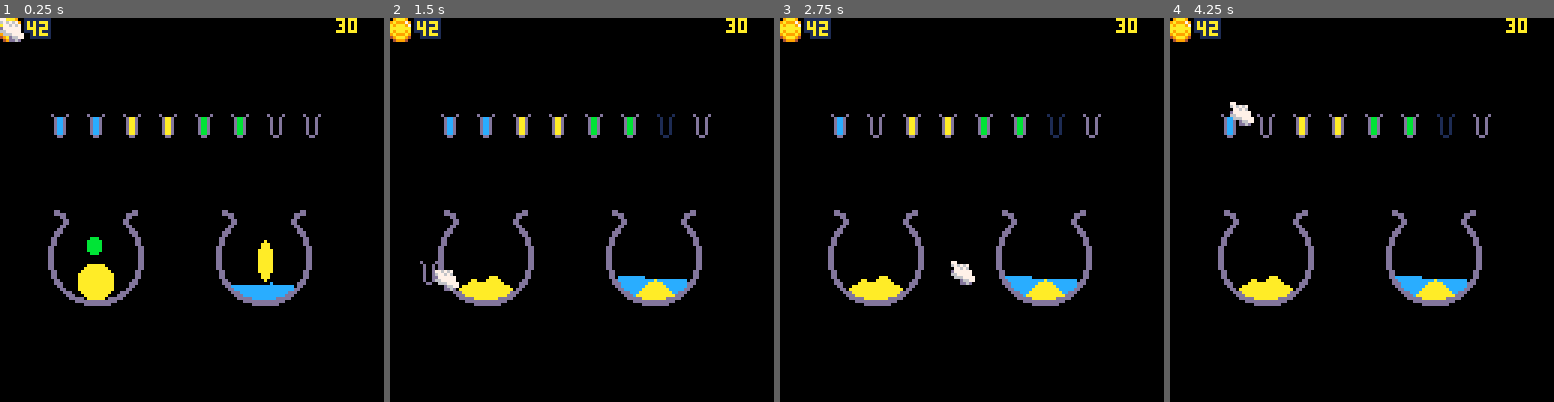
Above: before the commit, frames 1-4 (left to right).
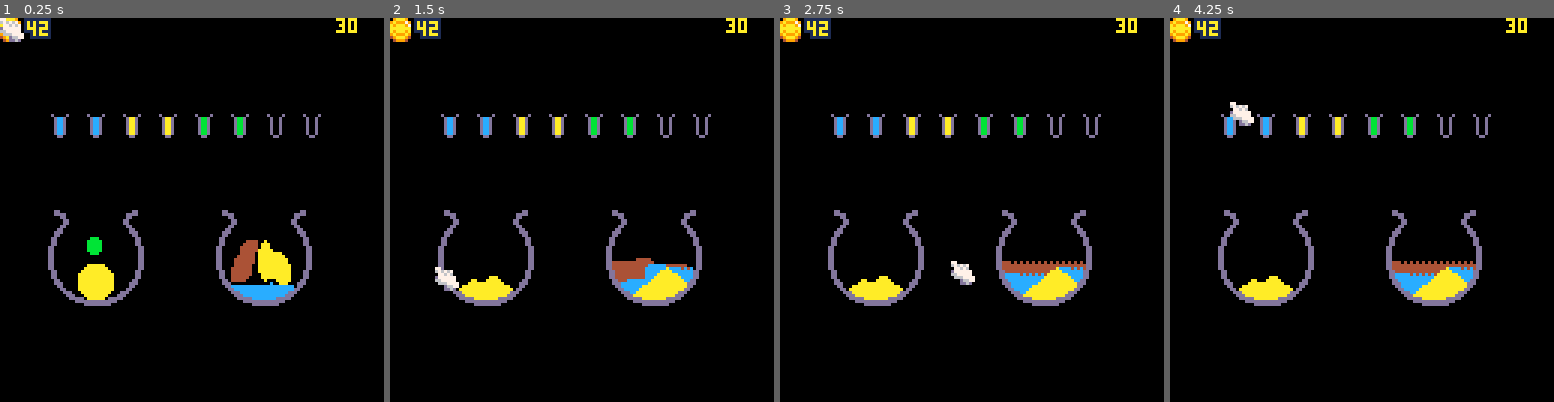
Above: after the commit, the same moments.

Repository: andbalch/cs4730_team_game
Game: PICO-8 cartridge potion.p8
Two runs of this game, one before a commit and one after it. Both use one fixed random seed, a clock stepped at 60 frames per second and the inputs below.
Inputs (mouse positions are in pixels of both pictures, inside the frame that each line leads up to):
- Up to frame 1 (0.25 s): no input
- Up to frame 2 (1.5 s): click (670, 121) at 0.67 s; click (436, 267) at 1.22 s
- Up to frame 3 (2.75 s): click (887, 114) at 1.77 s; click (952, 259) at 2.32 s
- Up to frame 4 (4.25 s): click (1404, 106) at 2.87 s; click (1465, 256) at 3.42 s; click (1231, 102) at 3.97 s

The runs differ from the first frame. In frame 1, 0.9% of the frame differs, in the area x 60-76%, y 57-70%; in frame 2, 1.4%, in the area x 7-79%, y 25-73%; in frame 3, 1.3%; in frame 4, 1.3%.

Commit message:
Adds oil

Diff:
--- a/potion.lua
+++ b/potion.lua
@@ -43,7 +43,7 @@
 
 	-- Picking and placing vials.
 	for i=0,7 do
-		s=slots[i]
+		local s=slots[i]
 		if coll(s,mx,my) and mp then -- If pressing over a slot.
 			if holding~=nil then -- Place vial into a slot.
 				s.v=holding
@@ -75,7 +75,7 @@
 
 	-- Draw vials in slots.
 	for i=0,7 do
-		s=slots[i]
+		local s=slots[i]
 		if s.v~=nil then
 			draw_sim(vials[s.v],s.x,s.y)
 		else
--- a/potion.p8
+++ b/potion.p8
@@ -39,21 +39,21 @@
 00dd000000000000000000000000dd0000dd000000000000000000000000dd000d0000d00d0000d00d0000d00d0000d00d0000d00d0000d00d0000d00d0000d0
 00dddd00000000000000000000dddd0000dddd00000000000000000000dddd0000dccd0000dccd0000daad0000daad0000dbbd0000dbbd0000d00d0000d00d00
 0000dd00000000bbb000000000dd00000000dd00000000000000000000dd000000dccd0000dccd0000daad0000daad0000dbbd0000dbbd0000d00d0000d00d00
-00000dd000000bbbbb0000000dd0000000000dd000000000a00000000dd0000000dccd0000dccd0000daad0000daad0000dbbd0000dbbd0000d00d0000d00d00
-00000dd000000bbbbb0000000dd0000000000dd00000000aaa0000000dd0000000dccd0000dccd0000daad0000daad0000dbbd0000dbbd0000d00d0000d00d00
-0000dd0000000bbbbb00000000dd00000000dd000000000aaa00000000dd000000dccd0000dccd0000daad0000daad0000dbbd0000dbbd0000d00d0000d00d00
-000dd00000000bbbbb000000000dd000000dd000000000aaaaa00000000dd00000dccd0000dccd0000daad0000daad0000dbbd0000dbbd0000d00d0000d00d00
-00ddd000000000bbb0000000000ddd0000ddd000000000aaaaa00000000ddd00000dd000000dd000000dd000000dd000000dd000000dd000000dd000000dd000
-00dd000000000000000000000000dd0000dd0000000000aaaaa000000000dd000000000000000000000000000000000000000000000000000000000000000000
-0dd00000000000000000000000000dd00dd00000000000aaaaa0000000000dd00000000000000000000000000000000000000000000000000000000000000000
-0dd00000000000000000000000000dd00dd00000000000aaaaa0000000000dd00000000000000000000000000000000000000000000000000000000000000000
-0dd0000000000aaaaaa0000000000dd00dd00000000000aaaaa0000000000dd00000000000000000000000000000000000000000000000000000000000000000
-dd0000000000aaaaaaaa0000000000dddd000000000000aaaaa00000000000dd0000000000000000000000000000000000000000000000000000000000000000
-dd000000000aaaaaaaaaa000000000dddd000000000000aaaaa00000000000dd0000000000000000000000000000000000000000000000000000000000000000
-dd00000000aaaaaaaaaaaa00000000dddd0000000000000aaa000000000000dd0000000000000000000000000000000000000000000000000000000000000000
-dd00000000aaaaaaaaaaaa00000000dddd0000000000000aaa000000000000dd0000000000000000000000000000000000000000000000000000000000000000
-dd00000000aaaaaaaaaaaa00000000dddd00000000000000a0000000000000dd0000000000000000000000000000000000000000000000000000000000000000
-dd00000000aaaaaaaaaaaa00000000dddd0000000000000000000000000000dd0000000000000000000000000000000000000000000000000000000000000000
+00000dd000000bbbbb0000000dd0000000000dd000444400a00000000dd0000000dccd0000dccd0000daad0000daad0000dbbd0000dbbd0000d00d0000d00d00
+00000dd000000bbbbb0000000dd0000000000dd00444440aaa0000000dd0000000dccd0000dccd0000daad0000daad0000dbbd0000dbbd0000d00d0000d00d00
+0000dd0000000bbbbb00000000dd00000000dd004444440aaa00000000dd000000dccd0000dccd0000daad0000daad0000dbbd0000dbbd0000d00d0000d00d00
+000dd00000000bbbbb000000000dd000000dd000444444aaaaa00000000dd00000dccd0000dccd0000daad0000daad0000dbbd0000dbbd0000d00d0000d00d00
+00ddd000000000bbb0000000000ddd0000ddd000444440aaaaaaaa00000ddd00000dd000000dd000000dd000000dd000000dd000000dd000000dd000000dd000
+00dd000000000000000000000000dd0000dd0004444440aaaaaaaaa00000dd000000000000000000000000000000000000000000000000000000000000000000
+0dd00000000000000000000000000dd00dd00044444440aaaaaaaaaa00000dd00000000000000000000000000000000000000000000000000000000000000000
+0dd00000000000000000000000000dd00dd00044444440aaaaaaaaaa00000dd00000000000000000000000000000000000000000000000000000000000000000
+0dd0000000000aaaaaa0000000000dd00dd00044444400aaaaaaaaaaa0000dd00000000000000000000000000000000000000000000000000000000000000000
+dd0000000000aaaaaaaa0000000000dddd000444444400aaaaaaaaaaa00000dd0000000000000000000000000000000000000000000000000000000000000000
+dd000000000aaaaaaaaaa000000000dddd000444444400aaaaaaaaaaa00000dd0000000000000000000000000000000000000000000000000000000000000000
+dd00000000aaaaaaaaaaaa00000000dddd0004444444000aaaaaaaaaa00000dd0000000000000000000000000000000000000000000000000000000000000000
+dd00000000aaaaaaaaaaaa00000000dddd0004444440000aaaaaaaaaa00000dd0000000000000000000000000000000000000000000000000000000000000000
+dd00000000aaaaaaaaaaaa00000000dddd00044444000000a000aaaaa00000dd0000000000000000000000000000000000000000000000000000000000000000
+dd00000000aaaaaaaaaaaa00000000dddd0000000000000000000aaa000000dd0000000000000000000000000000000000000000000000000000000000000000
 dd00000000aaaaaaaaaaaa00000000dddd0000000000000000000000000000dd0000000000000000000000000000000000000000000000000000000000000000
 dd00000000aaaaaaaaaaaa00000000dddd00000000cccccccccccc00000000dd0000000000000000000000000000000000000000000000000000000000000000
 0dd00000000aaaaaaaaaa00000000dd00dd0000cccccccccccccccccc0000dd00000000000000000000000000000000000000000000000000000000000000000
--- a/sand.lua
+++ b/sand.lua
@@ -1,3 +1,5 @@
+density={0,10,10,10,4,10,10,10,10,10,10,5,5,99,10,10}
+
 function create_sim(x,y,w,h)
 	-- Make 2D array.
 	local b={}
@@ -61,8 +63,6 @@
 	}
 end
 
-density={0,10,10,10,10,10,10,10,10,10,10,5,5,99,10,10}
-
 function update_sim(s)
 	for x=0,s.w do
 		for y=s.h,0,-1 do
@@ -74,7 +74,7 @@
 					(s:perm(x,y,x-1,y) and s:try(x,y,x-1,y+1))
 
 				-- Liquid horizontal movement.
-                if not fell and c==12 then
+                if not fell and c~=10 then
 					local d=1
 					if y%2==0 then d=-1 end
 					moved=s:try(x,y,x+d,y,c) or s:try(x,y,x-d,y,c)
